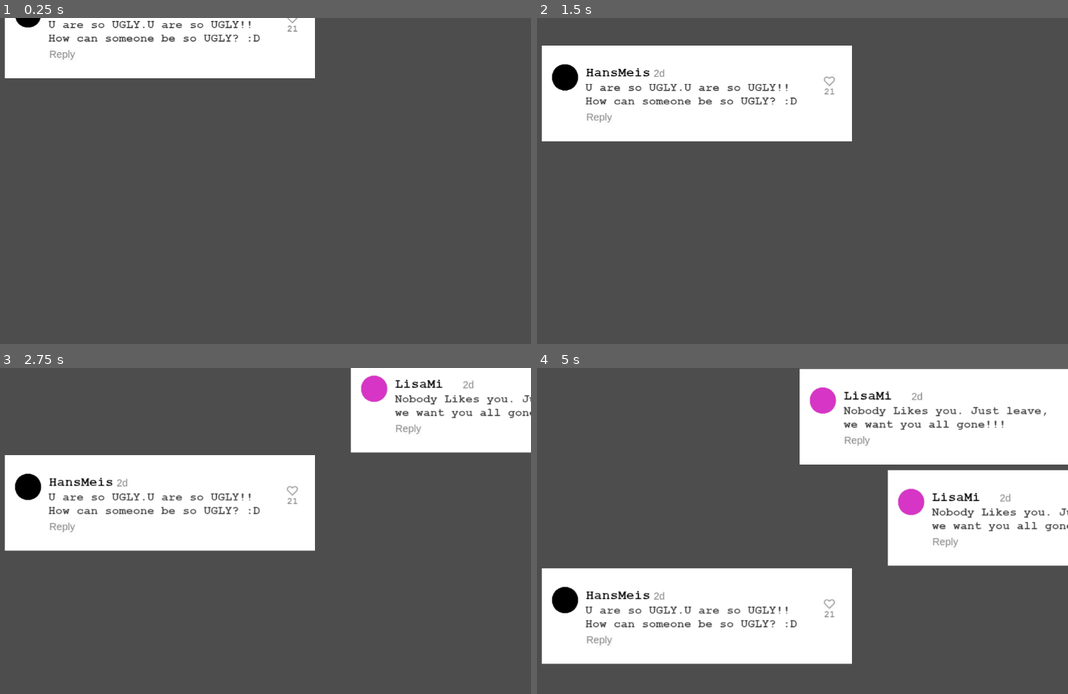
Above: before the commit, frames 1-4 (two rows, left to right).
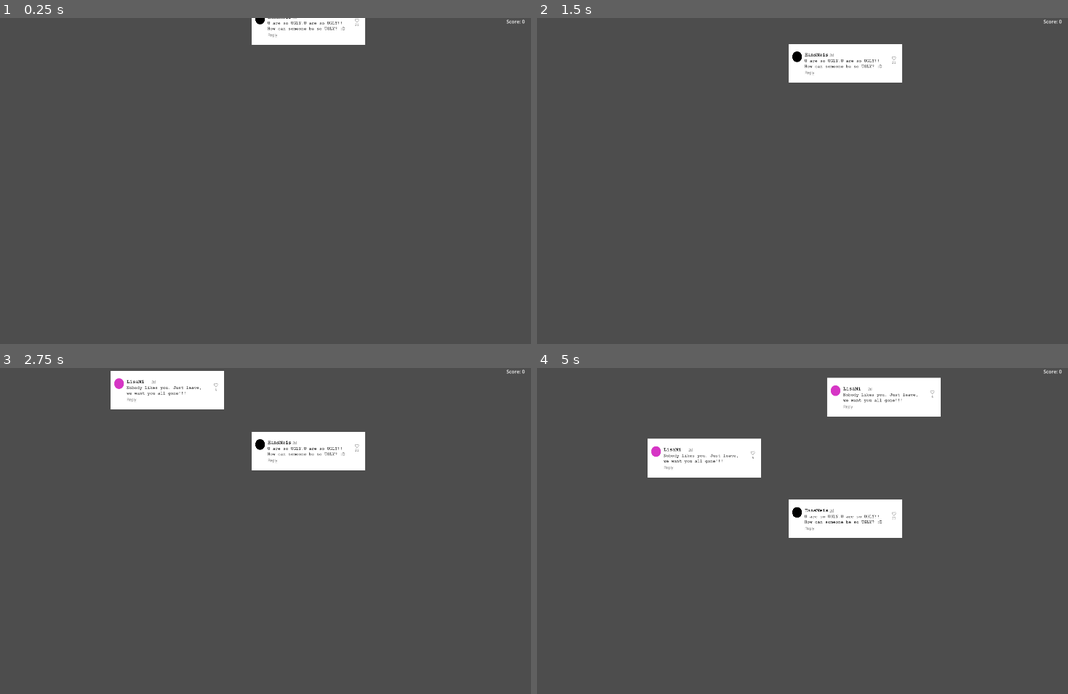
Above: after the commit, the same moments.

Repository: Gultendier/CBG
Game: Godot game, scene res://Main_Scene.tscn
Two runs of this game, one before a commit and one after it. Both use one fixed random seed, a clock stepped at 60 frames per second and the inputs below.
Inputs (mouse positions are in pixels of both pictures, inside the frame that each line leads up to):
- Up to frame 1 (0.25 s): no input
- Up to frame 2 (1.5 s): move the mouse to (903, 164) at 0.52 s; click (903, 164) at 0.67 s; move the mouse to (659, 197) at 1.27 s; click (659, 197) at 1.42 s
- Up to frame 3 (2.75 s): move the mouse to (297, 459) at 2.02 s; click (297, 459) at 2.17 s
- Up to frame 4 (5 s): move the mouse to (749, 596) at 2.77 s; click (749, 596) at 2.92 s; move the mouse to (951, 579) at 3.52 s; click (951, 579) at 3.67 s; move the mouse to (600, 482) at 4.27 s; click (600, 482) at 4.42 s

The runs differ from the first frame. In frame 1, 11% of the frame differs, in the area x 0-99%, y 0-19%; in frame 2, 17%; in frame 3, 29%; in frame 4, 44%, in the area x 0-100%, y 0-91%.

Commit message:
objects removed if equal and added scoreboard

Diff:
--- a/Main_Scene.tscn
+++ b/Main_Scene.tscn
@@ -4,3 +4,8 @@
 
 [node name="Node2D" type="Node2D"]
 script = ExtResource("1_c1omg")
+
+[node name="Label" type="Label" parent="."]
+offset_left = 1839.0
+offset_right = 1879.0
+offset_bottom = 23.0
--- a/falling_objects/falling_object.gd
+++ b/falling_objects/falling_object.gd
@@ -1,11 +1,14 @@
 extends Area2D
 class_name FallingObject
+
 # Variables to handle the speed and state
 var falling_speed: float = 100.0  # Initial falling speed
 var is_grabbed: bool = false
 var fall_direction: Vector2 = Vector2(0, 1)  # Falling down
 var grab_offset: Vector2 = Vector2.ZERO  # Offset between object position and mouse when grabbed
 @export var texture_id: String = ""  # Exported variable for the texture ID
+var score_value = 2
+
 
 func _ready() -> void:
 	add_to_group("falling_objects")
@@ -35,7 +38,9 @@
 		var other_object = area as FallingObject
 		if other_object.texture_id == texture_id:
 			print("Collision detected with another falling object of the same ID!")
-
+			# Update the global score when collision occurs
+			ScoreBoard.add_score(score_value)
+			queue_free()  # Remove the object after updating the score
 
 func _process(delta):
 	if is_grabbed:
--- a/falling_objects/falling_object.tscn
+++ b/falling_objects/falling_object.tscn
@@ -4,17 +4,19 @@
 [ext_resource type="Texture2D" uid="uid://brkwbq01yh5u8" path="res://image/comments/bad/BadComment2.png" id="2_mrcsj"]
 
 [sub_resource type="RectangleShape2D" id="RectangleShape2D_lg2mu"]
-size = Vector2(620, 194)
+size = Vector2(380.5, 134)
 
 [node name="FallingObject" type="Area2D"]
 position = Vector2(320, 160)
 script = ExtResource("1_at6nh")
 
 [node name="Sprite2D" type="Sprite2D" parent="."]
-position = Vector2(7.62939e-06, 0)
+position = Vector2(0, -1.84774e-06)
+scale = Vector2(0.610569, 0.673684)
 texture = ExtResource("2_mrcsj")
 
 [node name="CollisionShape2D" type="CollisionShape2D" parent="."]
+position = Vector2(-0.25, 0)
 shape = SubResource("RectangleShape2D_lg2mu")
 
 [connection signal="area_entered" from="." to="." method="_on_area_entered"]
--- a/main_scene.gd
+++ b/main_scene.gd
@@ -20,6 +20,7 @@
 	# Get the screen size
 	screen_size = get_viewport_rect().size
 
+
 	# Start spawning objects
 	spawn_object()
 
@@ -29,6 +30,9 @@
 	if spawn_timer <= 0:
 		spawn_object()
 		spawn_timer = spawn_interval  # Reset the timer
+
+# Continuously update the label to display the current score
+	update_score_label()
 
 # Function to spawn a falling object
 func spawn_object():
@@ -56,6 +60,10 @@
 	# Add the object as a child of the main scene
 	add_child(falling_object)
 
+func update_score_label():
+# Update the Label's text to reflect the global score
+	$Label.text = "Score: " + str(ScoreBoard.score)
+
 # Function to check the texture ID
 func check_texture_id(falling_object, id_to_check: String) -> bool:
 	return falling_object.get("texture_id") == id_to_check
--- a/project.godot
+++ b/project.godot
@@ -14,3 +14,13 @@
 run/main_scene="res://Main_Scene.tscn"
 config/features=PackedStringArray("4.3", "Forward Plus")
 config/icon="res://image/icon.svg"
+
+[autoload]
+
+ScoreBoard="*res://score_board.gd"
+
+[display]
+
+window/size/viewport_width=1920
+window/size/viewport_height=1080
+window/size/mode=3
--- /dev/null
+++ b/score_board.gd
@@ -0,0 +1,16 @@
+extends Node
+
+var score: int = 0
+
+func add_score(value: int):
+	score += value
+	print(score)
+
+# Called when the node enters the scene tree for the first time.
+func _ready() -> void:
+	pass # Replace with function body.
+
+
+# Called every frame. 'delta' is the elapsed time since the previous frame.
+func _process(delta: float) -> void:
+	pass
